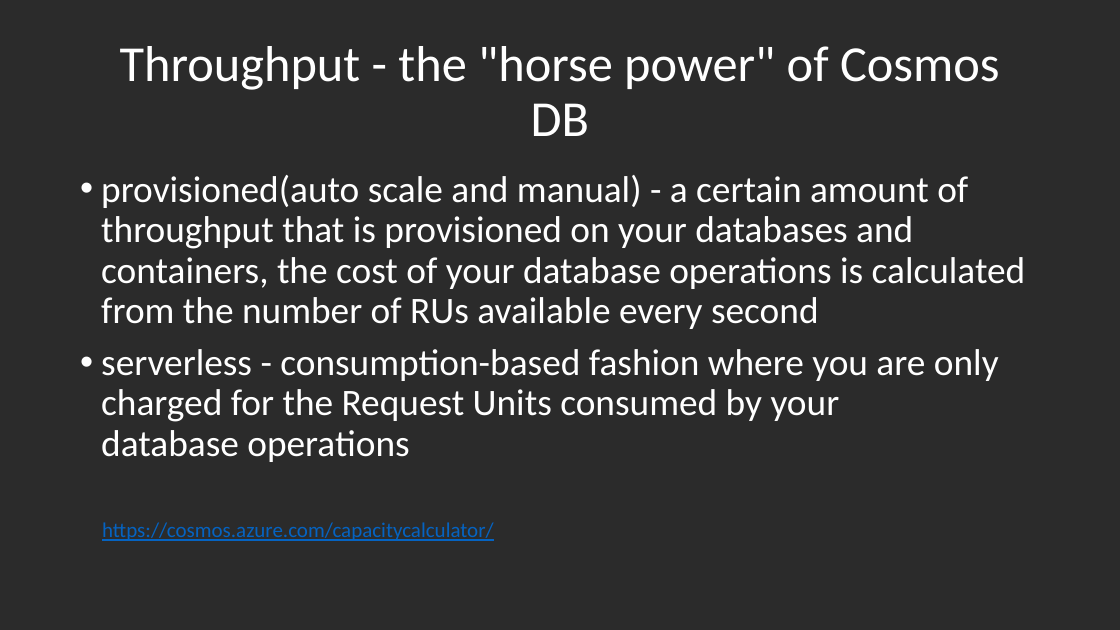
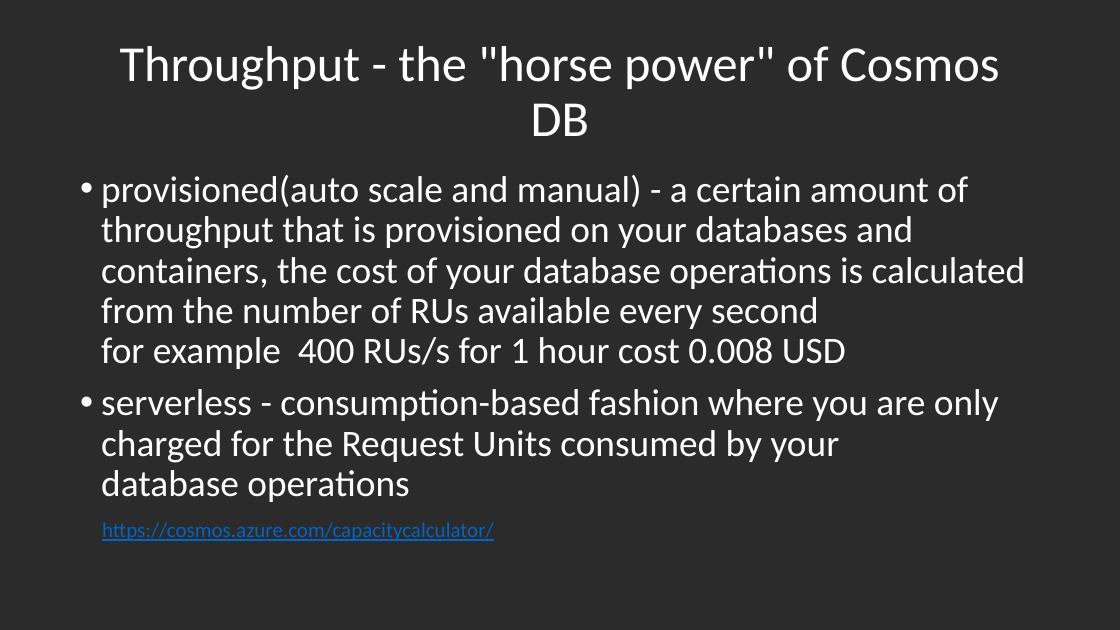
Before and after one commit to GoShow/CosmosDBDemo, a slide deck: slide 10 of Cosmos DB for C# developers.pptx. Drawn at 1120x630 pixels with LibreOffice and Linux fonts; fonts in the diff are those of the drawing; background and template pictures are left out; a plain dark background stands for a picture behind light text. Boxes give left, top, right and bottom in pixels: in the first picture for what was removed or moved away, otherwise in the second. Text is boxed around its words. In the diff, an @@ line names an element or a change of style, - is before the commit and + after.

Commit message:
Refactoring and update presentation

```diff
--- a/Cosmos DB for C# developers.pptx
+++ b/Cosmos DB for C# developers.pptx
@@ text at (101,175,1026,369): text changed @@
-• provisioned(auto scale and manual) - a certain amount of throughput that is provisioned on your databases and containers, the cost of your database operations is calculated from the number of RUs available every second
+• provisioned(auto scale and manual) - a certain amount of throughput that is provisioned on your databases and containers, the cost of your database operations is calculated from the number of RUs available every second
+  for example 400 RUs/s for 1 hour cost 0.008 USD
```
Also in this commit, not shown: 1 other file.
